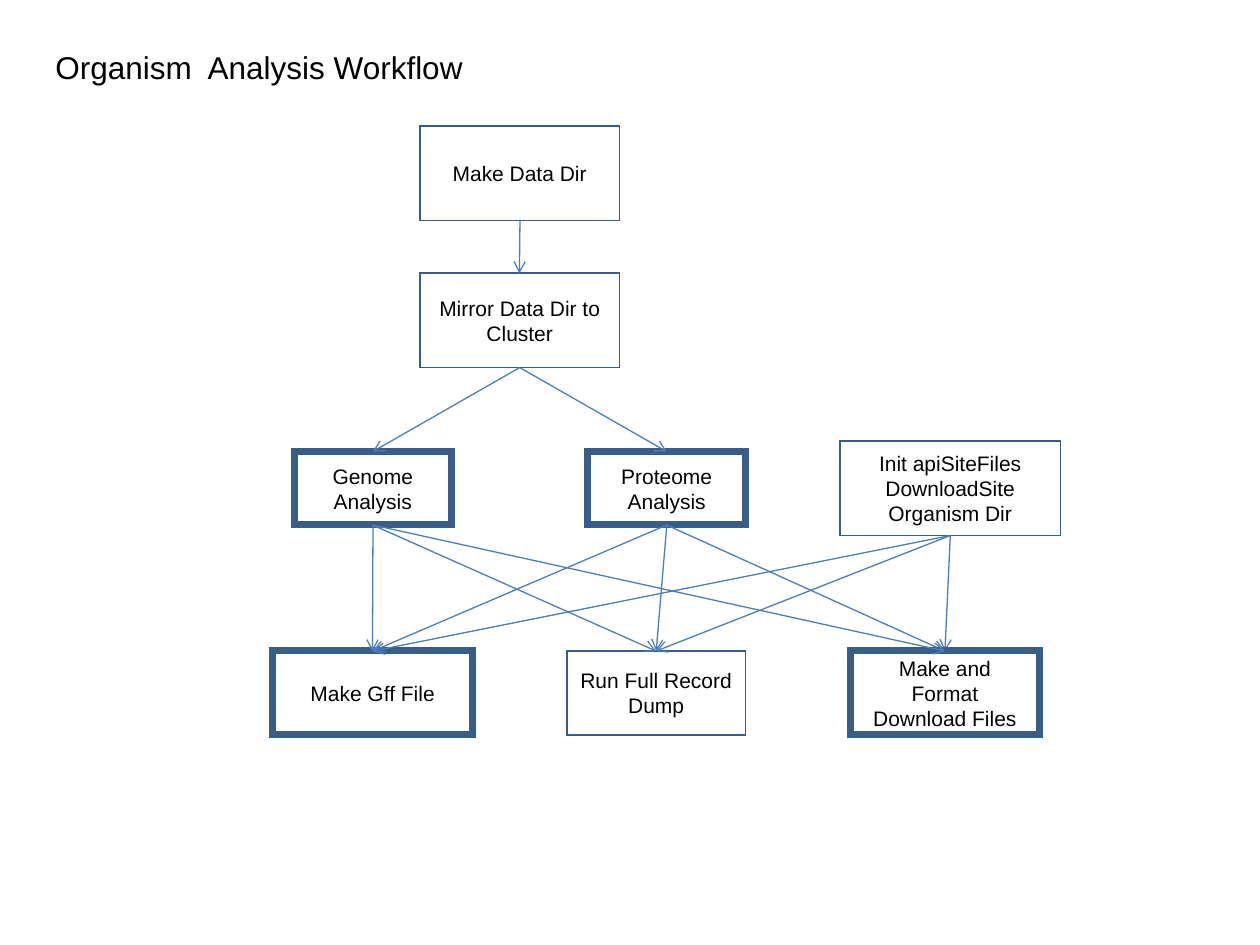
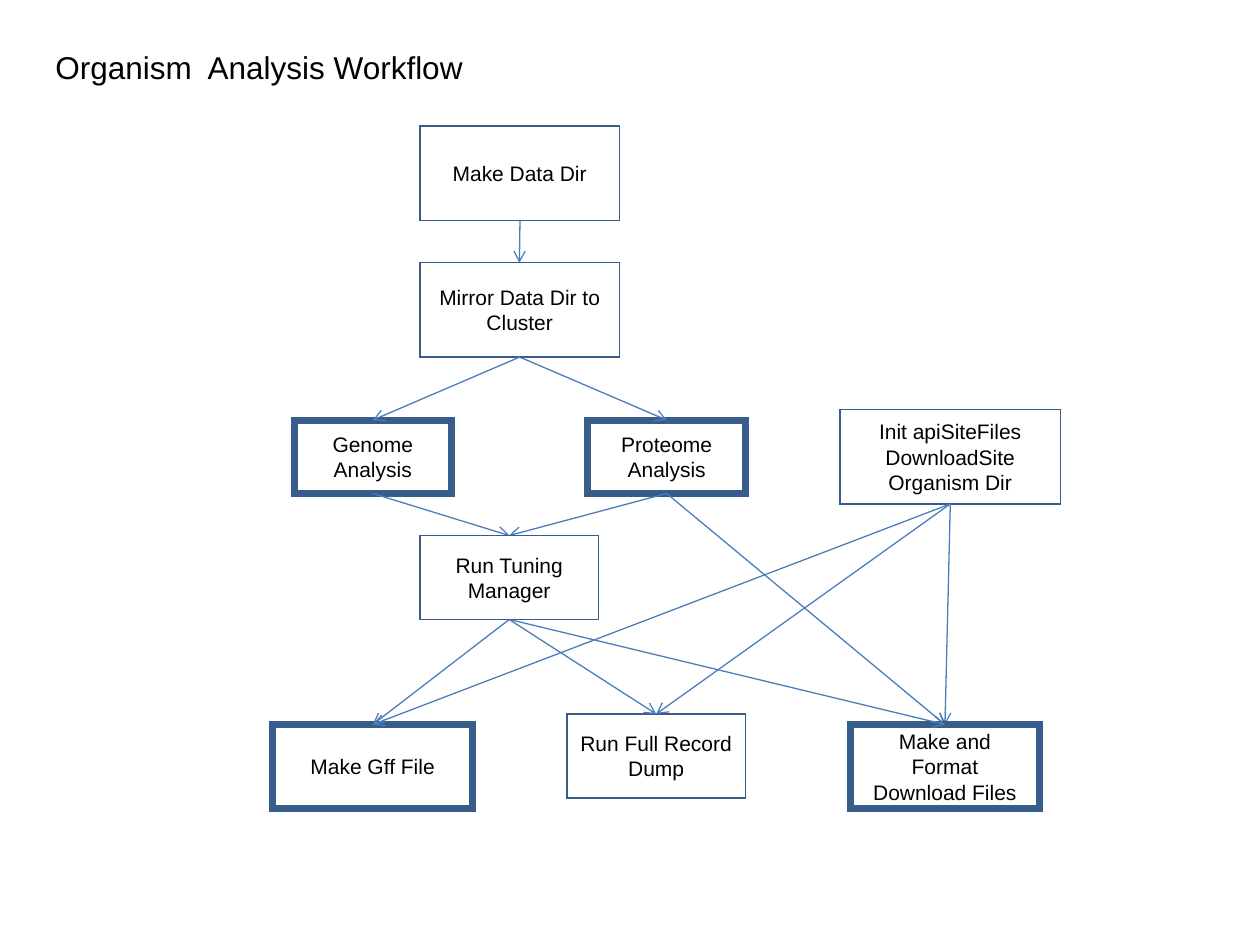
Before and after one commit to VEuPathDB/ApiCommonData, a slide deck: slide 3 of Load/doc/workflow/AnalysisWorkflow.ppt. Drawn at 1260x945 pixels with LibreOffice and Linux fonts; fonts in the diff are those of the drawing. Boxes give left, top, right and bottom in pixels: in the first picture for what was removed or moved away, otherwise in the second. Text is boxed around its words. In the diff, an @@ line names an element or a change of style, - is before the commit and + after.

```diff
--- a/Load/doc/workflow/AnalysisWorkflow.ppt
+++ b/Load/doc/workflow/AnalysisWorkflow.ppt
@@ arrow moved from (520, 220) - (519, 273) to (520, 220) - (519, 263) @@
@@ rectangle "Mirror Data Dir to Cluster": place and size @@
-rectangle "Mirror Data Dir to Cluster" at bbox=[420, 273, 619, 368]
+rectangle "Mirror Data Dir to Cluster" at bbox=[420, 262, 619, 357]
@@ arrow moved from (520, 368) - (373, 451) to (520, 357) - (373, 420) @@
@@ arrow moved from (519, 368) - (667, 451) to (519, 357) - (667, 420) @@
@@ 3 rectangles: place and size @@
-3 rectangles at bbox=[294, 441, 1061, 536]
+3 rectangles at bbox=[294, 410, 1061, 504]
@@ arrow moved from (950, 536) - (373, 651) to (950, 504) - (373, 724) @@
@@ arrow added from (373, 494) to (509, 536), #4A7EBB 0.74 pt @@
@@ arrow added from (667, 494) to (509, 536), #4A7EBB 0.74 pt @@
@@ arrow moved from (950, 536) - (656, 651) to (950, 504) - (656, 714) @@
@@ arrow moved from (667, 525) - (945, 651) to (667, 494) - (945, 724) @@
@@ arrow moved from (950, 536) - (945, 651) to (950, 504) - (945, 724) @@
@@ arrow removed from (373, 525) to (373, 651) @@
@@ rectangle added at bbox=[420, 536, 598, 620], fill #FFFFFF, outline #385D8A 0.99 pt, 12 pt, text #000000 @@
+Run Tuning Manager
@@ arrow removed from (667, 525) to (656, 651) @@
@@ arrow moved from (373, 525) - (656, 651) to (509, 620) - (373, 724) @@
@@ arrow moved from (373, 525) - (945, 651) to (509, 620) - (945, 724) @@
@@ arrow moved from (667, 525) - (373, 651) to (509, 620) - (656, 714) @@
@@ rectangle "Run Full Record Dump": place and size @@
-rectangle "Run Full Record Dump" at bbox=[567, 651, 746, 736]
+rectangle "Run Full Record Dump" at bbox=[567, 714, 746, 799]
@@ rectangle "Make Gff File": place and size @@
-rectangle "Make Gff File" at bbox=[273, 651, 472, 736]
+rectangle "Make Gff File" at bbox=[273, 724, 472, 809]
@@ rectangle "Make and Format Download Files": place and size @@
-rectangle "Make and Format Download Files" at bbox=[850, 651, 1040, 736]
+rectangle "Make and Format Download Files" at bbox=[850, 724, 1040, 809]
```
Also in this commit, not shown: 1 other slide changed.
